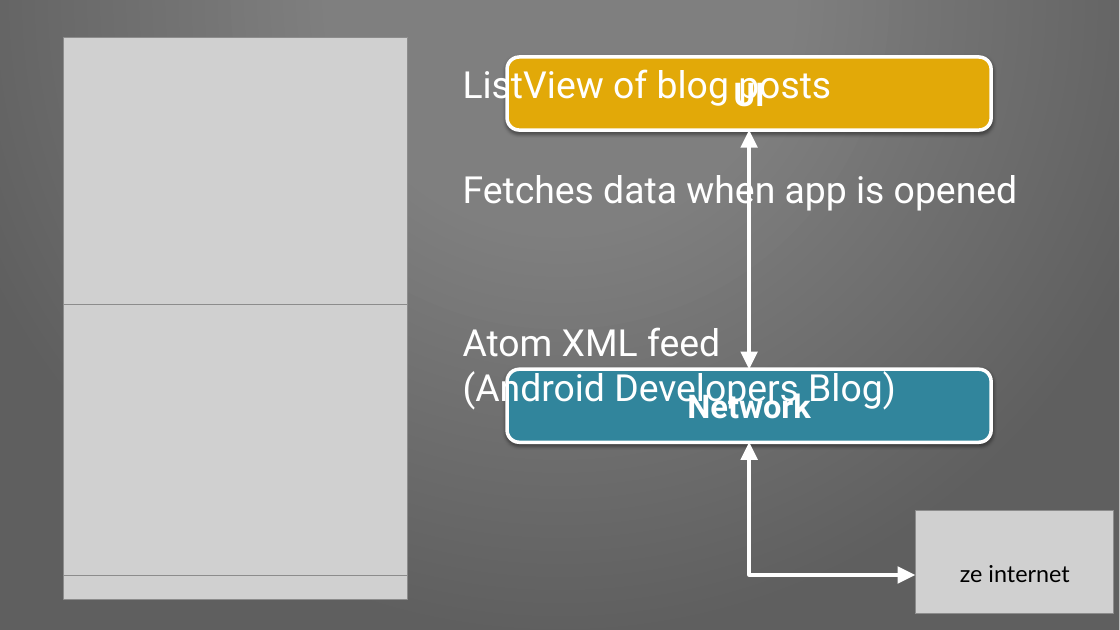
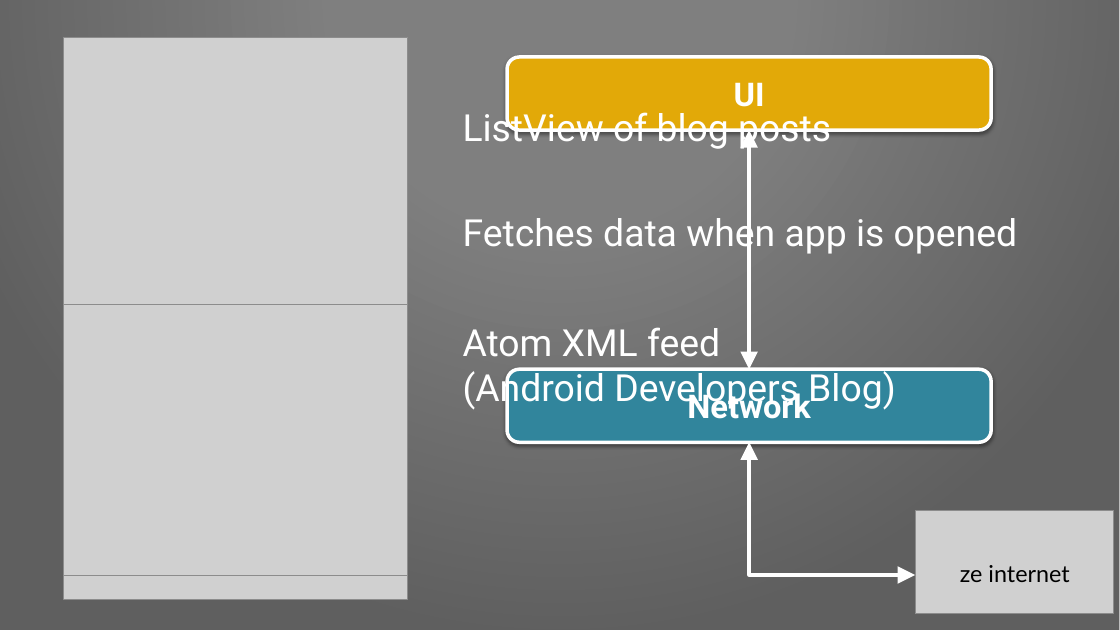
Before and after one commit to Pixplicity/sync-demo, a slide deck: slide 4 of I've been doing some syncing.pptx. Drawn at 1120x630 pixels with LibreOffice and Linux fonts; fonts in the diff are those of the drawing; grey boxes stand for pictures; background and template pictures are left out. Boxes give left, top, right and bottom in pixels: in the first picture for what was removed or moved away, otherwise in the second. Text is boxed around its words. In the diff, an @@ line names an element or a change of style, - is before the commit and + after.

```diff
--- a/I've been doing some syncing.pptx
+++ b/I've been doing some syncing.pptx
@@ text "ListView of blog posts": place and size @@
-text "ListView of blog posts" at (463,63,1017,212)
+text "ListView of blog posts" at (463,106,1017,255)
```
Also in this commit, not shown: 2 other slides changed.
